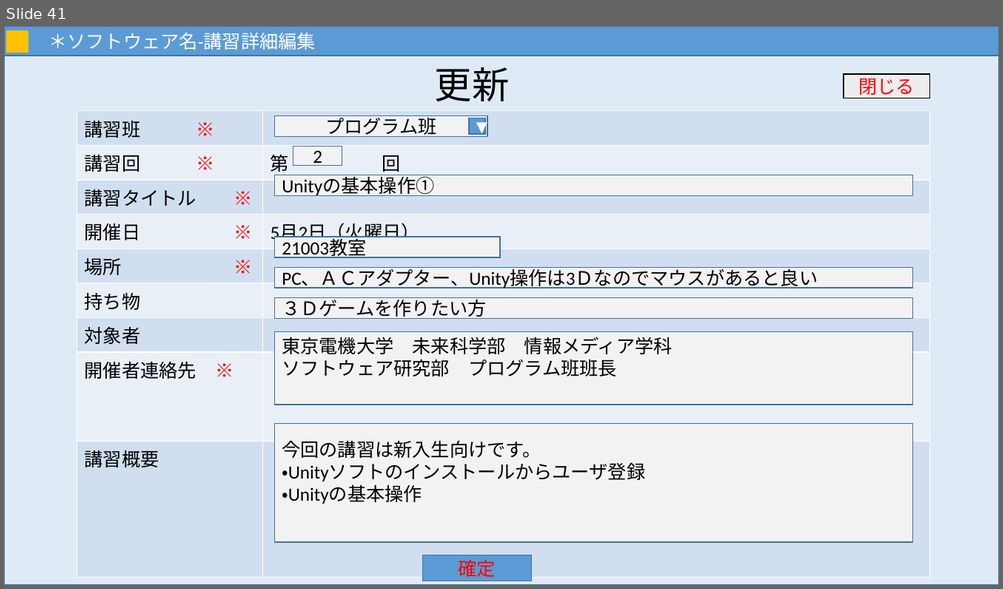
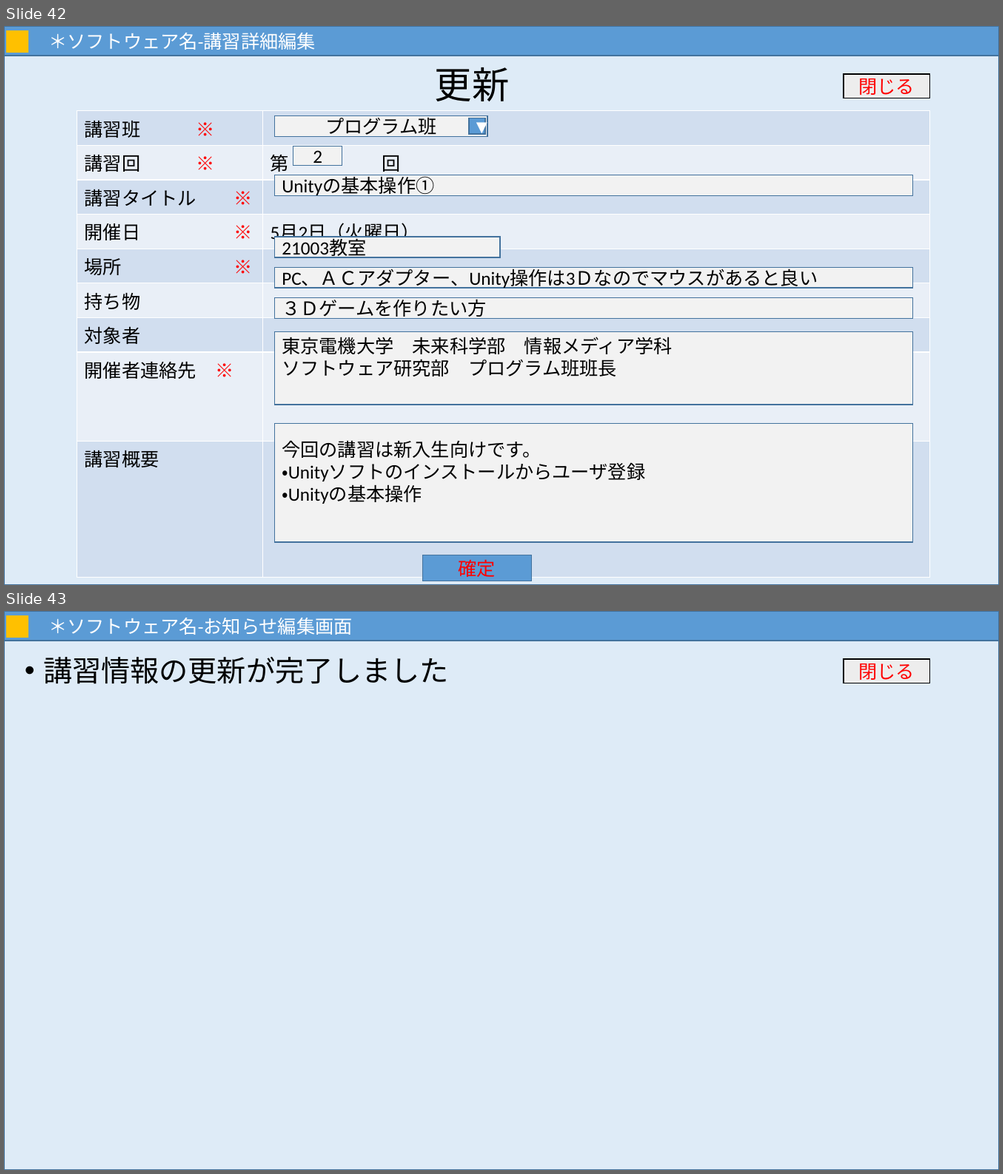
Before and after one commit to MNB-oda/MNB, a slide deck: 提出課題/外部設計書/画面設計.pptx. Shown one above the other, each under a label of ours: slide 41 before the commit, slides 42 and 43 after it. The pictures are 1003x589 and 1003x1174 pixels, drawn with LibreOffice and Linux fonts; fonts in the diff are those of the drawing. Boxes give left, top, right and bottom in pixels: in the first picture for what was removed or moved away, otherwise in the second. Text is boxed around its words. In the diff, an @@ line names an element or a change of style, - is before the commit and + after.

Commit message:
画面遷移とりま完成。各自目を通してレビューお願いしたい

```diff
--- a/提出課題/外部設計書/画面設計.pptx
+++ b/提出課題/外部設計書/画面設計.pptx
@@ slide 43 added at box(4, 611, 999, 1170), background #FFFFFF @@
@@ rectangle added at box(4, 611, 999, 1170), fill #DEEBF7, outline #43739E 1 pt @@
@@ rectangle added at box(4, 611, 999, 641), fill #5B9BD5, outline #43739E 1 pt, 18 pt, text #FFFFFF @@
+＊ソフトウェア名-お知らせ編集画面
@@ rectangle added at box(6, 616, 28, 637), fill #FFC000, outline #FFC000 1 pt @@
@@ text added at box(43, 657, 449, 684), 28 pt, text #000000 @@
+• 講習情報の更新が完了しました
@@ rectangle added at box(843, 660, 930, 684), fill #EDEDED, outline #000000 1 pt, 18 pt, text #FF0000 @@
+閉じる
@@ what was slide 41 is now slide 42 @@
```
Also in this commit, not shown: 11 slides changed, 3 other slides added.
